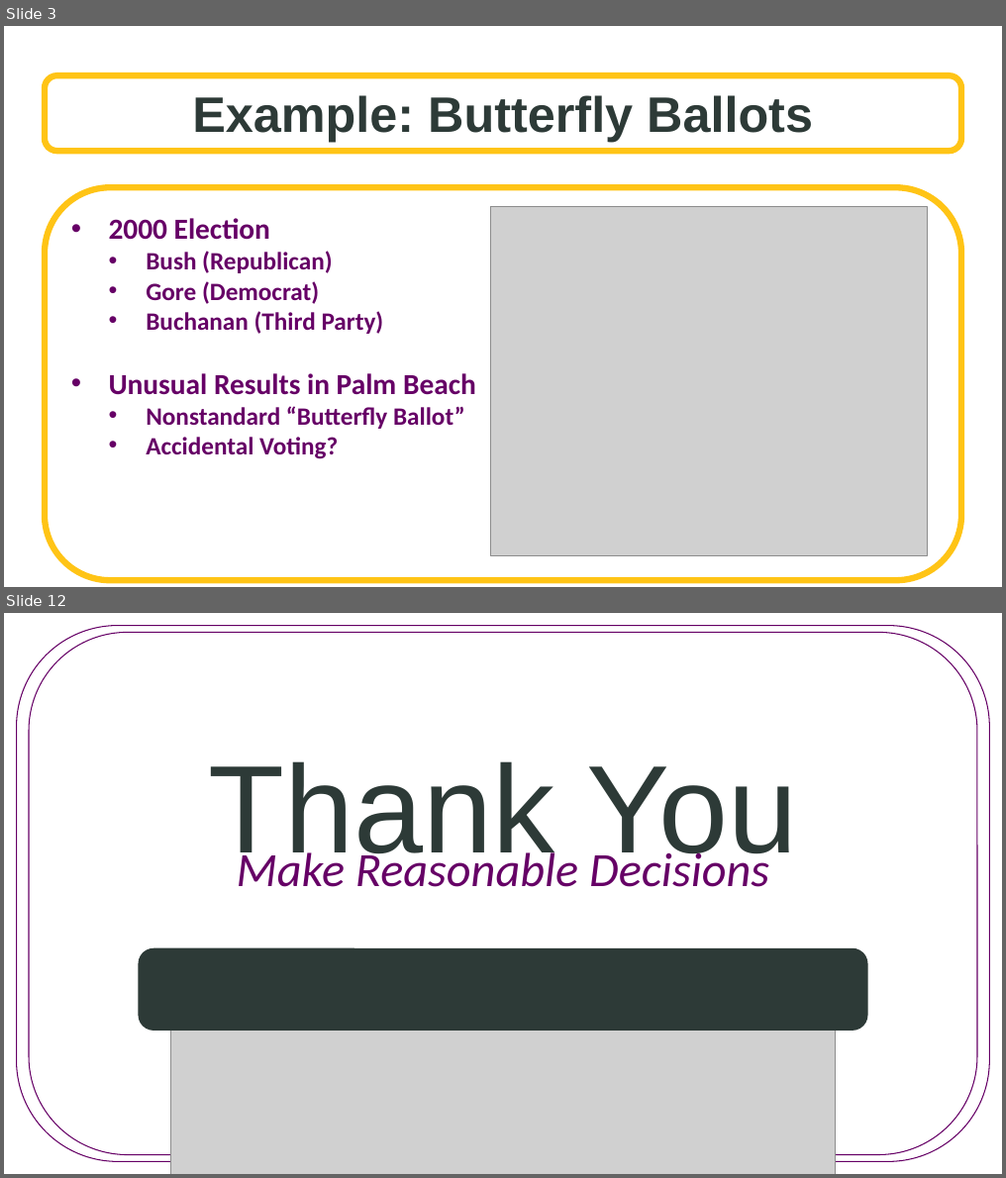
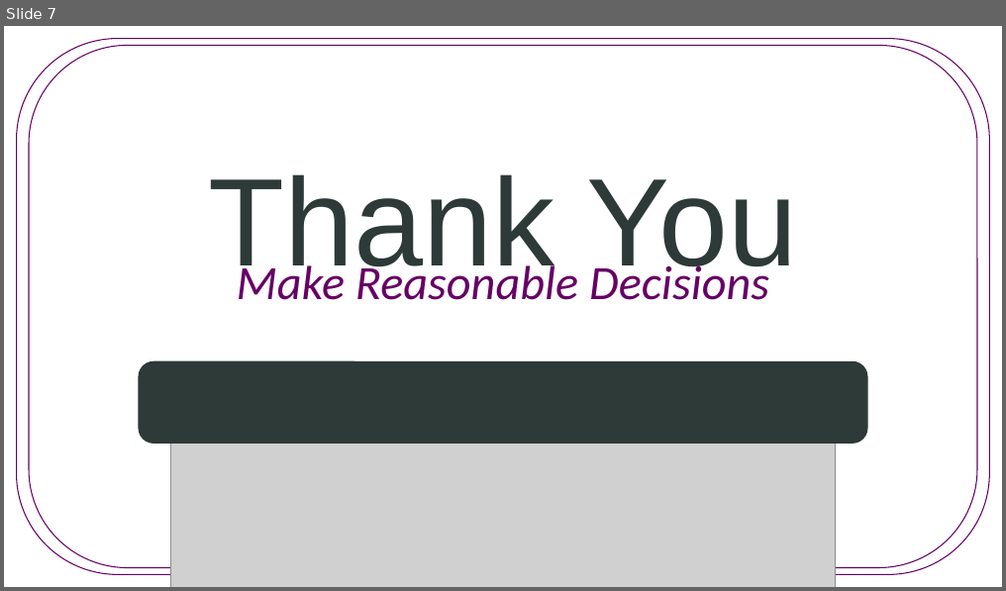
Before and after one commit to SuperMarioGiacomazzo/STOR455_WEBSITE, a slide deck: Lectures/11 - Regression and Correlation.pptx. Shown one above the other, each under a label of ours: slides 3 and 12 before the commit, slide 7 after it; the slides between them are not shown. The pictures are 1006x1178 and 1006x591 pixels, drawn with LibreOffice and Linux fonts; fonts in the diff are those of the drawing; grey boxes stand for pictures; background and template pictures are left out. Boxes give left, top, right and bottom in pixels: in the first picture for what was removed or moved away, otherwise in the second. Text is boxed around its words. In the diff, an @@ line names an element or a change of style, - is before the commit and + after.

```diff
--- a/Lectures/11 - Regression and Correlation.pptx
+++ b/Lectures/11 - Regression and Correlation.pptx
@@ slide 3 removed at (x1=4, y1=26, x2=1002, y2=587), background picture (left out) @@
@@ rounded rectangle removed at (x1=45, y1=76, x2=961, y2=151) @@
-Example: Butterfly Ballots
@@ rounded rectangle removed at (x1=45, y1=187, x2=961, y2=580) @@
-• 2000 Election
-  • Bush (Republican)
-  • Gore (Democrat)
-  • Buchanan (Third Party)
-• Unusual Results in Palm Beach
-  • Nonstandard “Butterfly Ballot”
-  • Accidental Voting?
@@ picture removed at (x1=491, y1=207, x2=927, y2=557) @@
@@ what was slide 12 is now slide 7 @@
```
Also in this commit, not shown: 1 slide changed, 5 slides added, 9 other slides removed, 8 other files.
